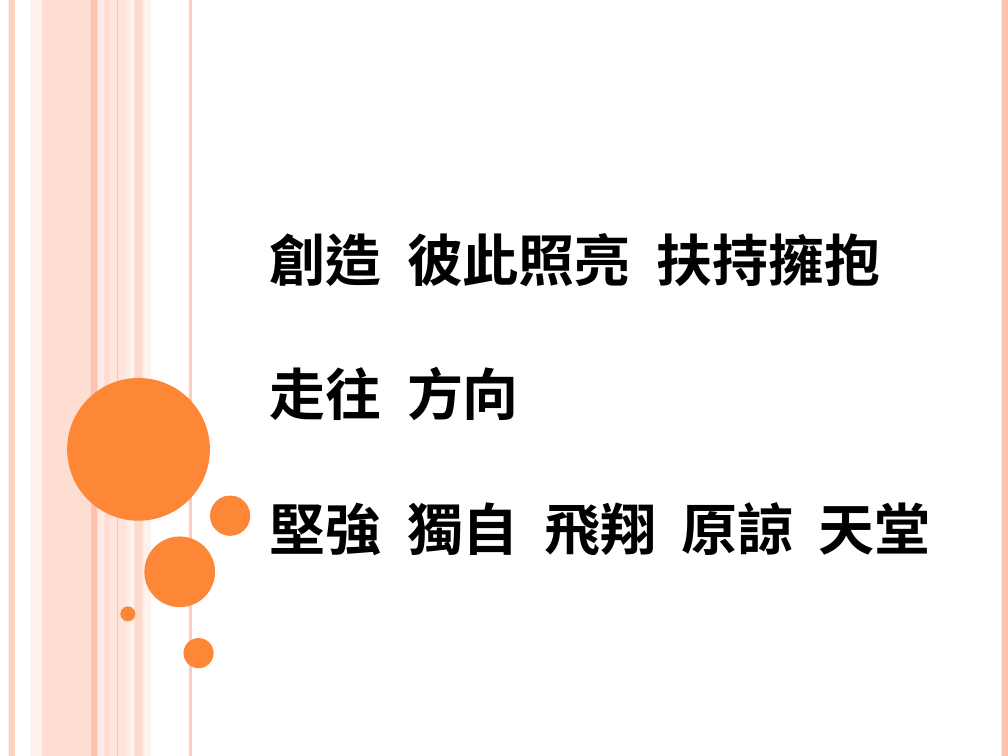
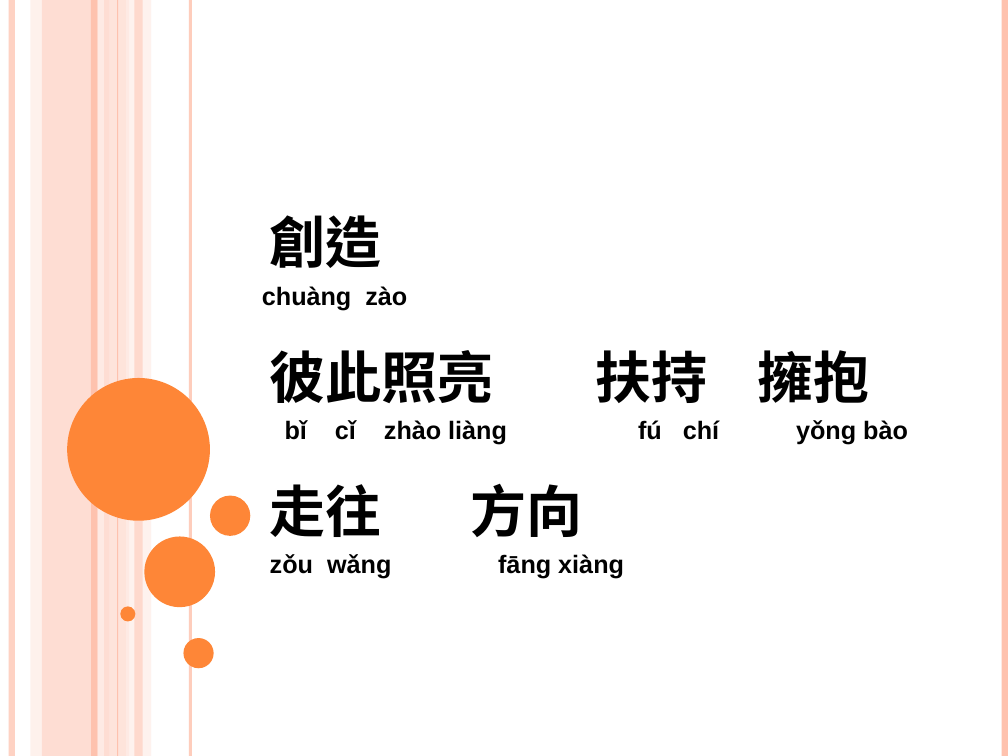
Before and after one commit to batisuoc/free-school-class, a slide deck: slide 2 of chinese/我們愛（讓世界不一樣）.pptx. Drawn at 1008x756 pixels with LibreOffice and Linux fonts; fonts in the diff are those of the drawing; background and template pictures are left out. Boxes give left, top, right and bottom in pixels: in the first picture for what was removed or moved away, otherwise in the second. Text is boxed around its words. In the diff, an @@ line names an element or a change of style, - is before the commit and + after.

Commit message:
Update ppts

```diff
--- a/chinese/我們愛（讓世界不一樣）.pptx
+++ b/chinese/我們愛（讓世界不一樣）.pptx
@@ text "創造": place and size @@
-text "創造" at (270, 233, 931, 555)
+text "創造" at (270, 215, 870, 537)
@@ text at (270, 215, 870, 403): text changed @@
-創造 彼此照亮 扶持擁抱
+創造
+彼此照亮 扶持 擁抱
@@ text added at (262, 286, 407, 311), 18 pt, text #000000, bold @@
+chuàng zào
@@ text added at (285, 420, 507, 445), 18 pt, text #000000, bold @@
+bǐ cǐ zhào liàng
@@ text added at (638, 420, 908, 445), 18 pt, text #000000, bold @@
+fú chí yǒng bào
@@ text at (270, 502, 931, 555): paragraph removed @@
-堅強 獨自 飛翔 原諒 天堂
@@ text added at (270, 554, 391, 579), 18 pt, text #000000, bold @@
+zǒu wǎng
@@ text added at (498, 554, 624, 579), 18 pt, text #000000, bold @@
+fāng xiàng
```
Also in this commit, not shown: 5 other slides changed.
